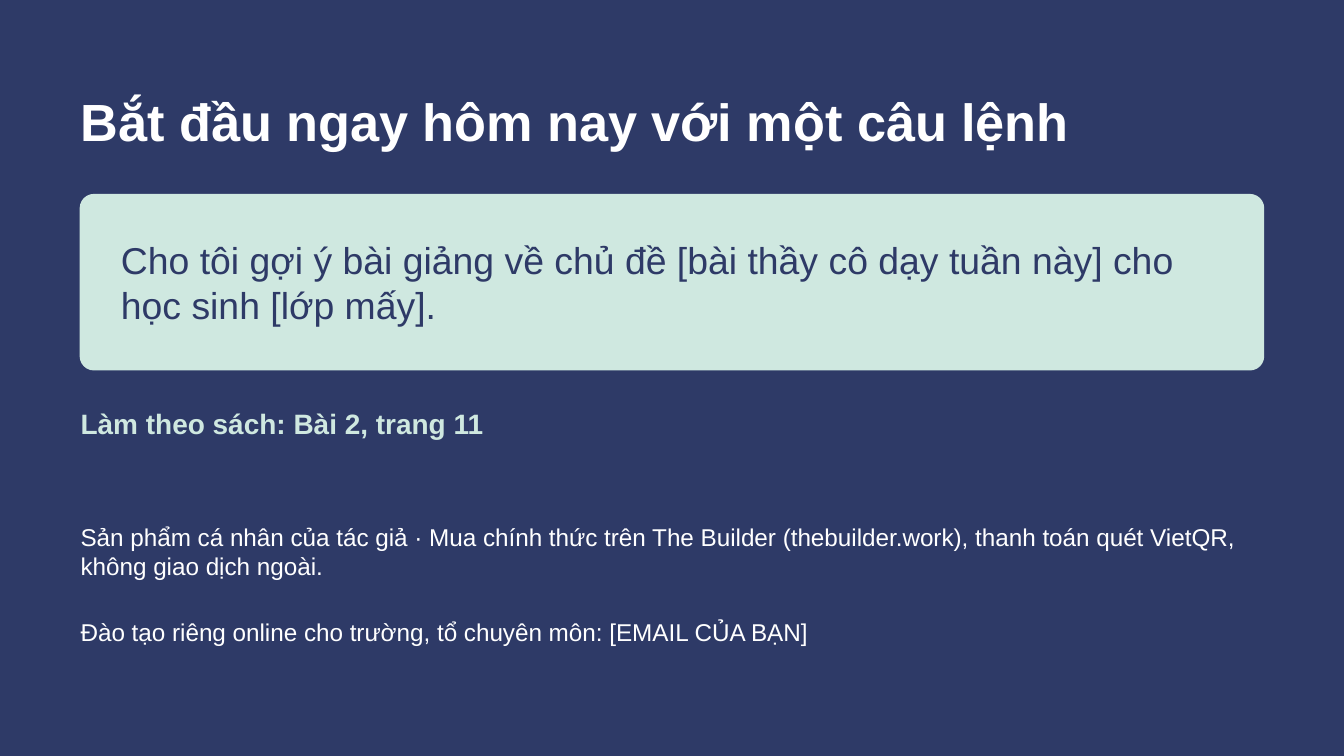
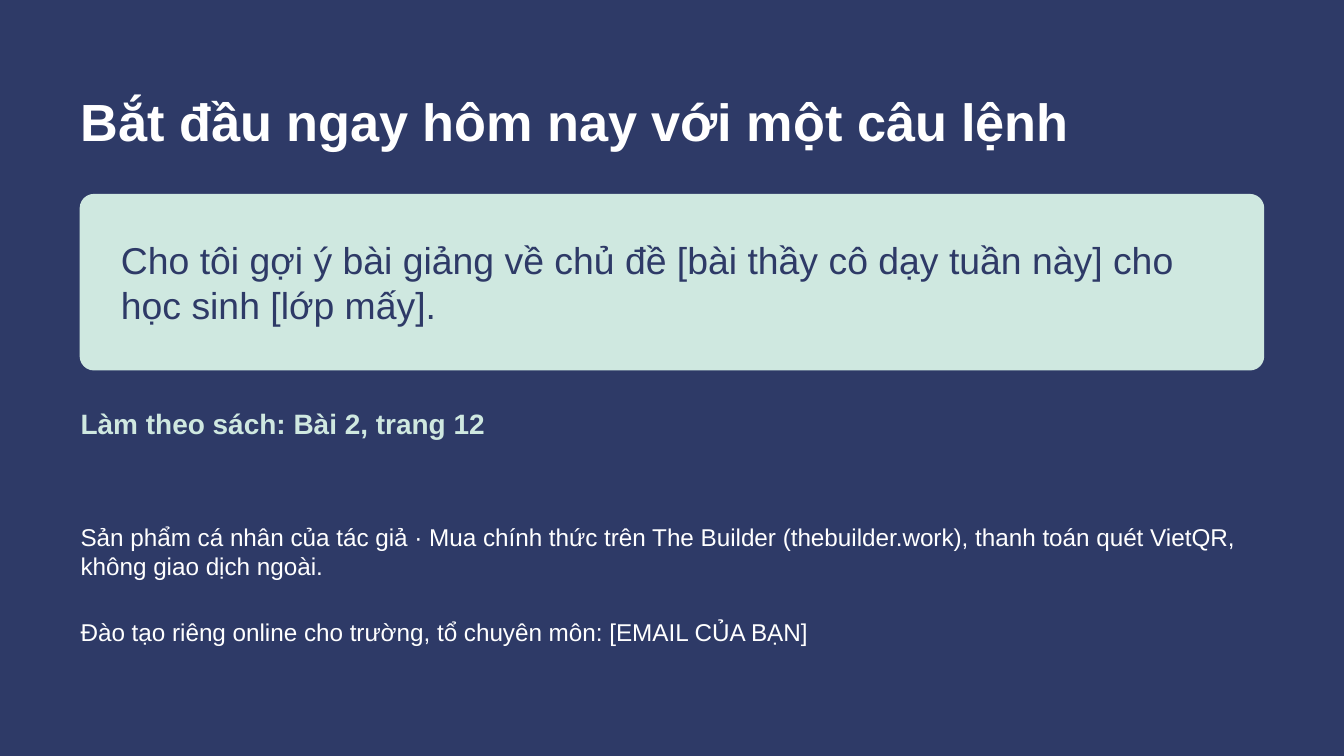
Before and after one commit to johnneinadlerr0353-bot/sachhuongdan, a slide deck: slide 24 of BO-TAI-LIEU-GUI-KHACH/04-Slide-tap-huan.pptx. Drawn at 1344x756 pixels with LibreOffice and Linux fonts; fonts in the diff are those of the drawing. Boxes give left, top, right and bottom in pixels: in the first picture for what was removed or moved away, otherwise in the second. Text is boxed around its words. In the diff, an @@ line names an element or a change of style, - is before the commit and + after.

```diff
--- a/BO-TAI-LIEU-GUI-KHACH/04-Slide-tap-huan.pptx
+++ b/BO-TAI-LIEU-GUI-KHACH/04-Slide-tap-huan.pptx
@@ text at [81, 413, 485, 439]: text changed @@
-Làm theo sách: Bài 2, trang 11
+Làm theo sách: Bài 2, trang 12
```
Also in this commit, not shown: 21 other slides changed, 30 other files.
